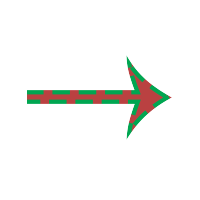
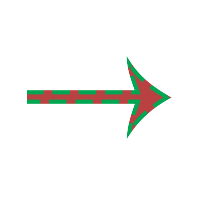
Before/after of a 200 x 200 layered artwork. What changed in the layer stack:
pixels changed over [27, 55, 172, 140] (layer not identified)
